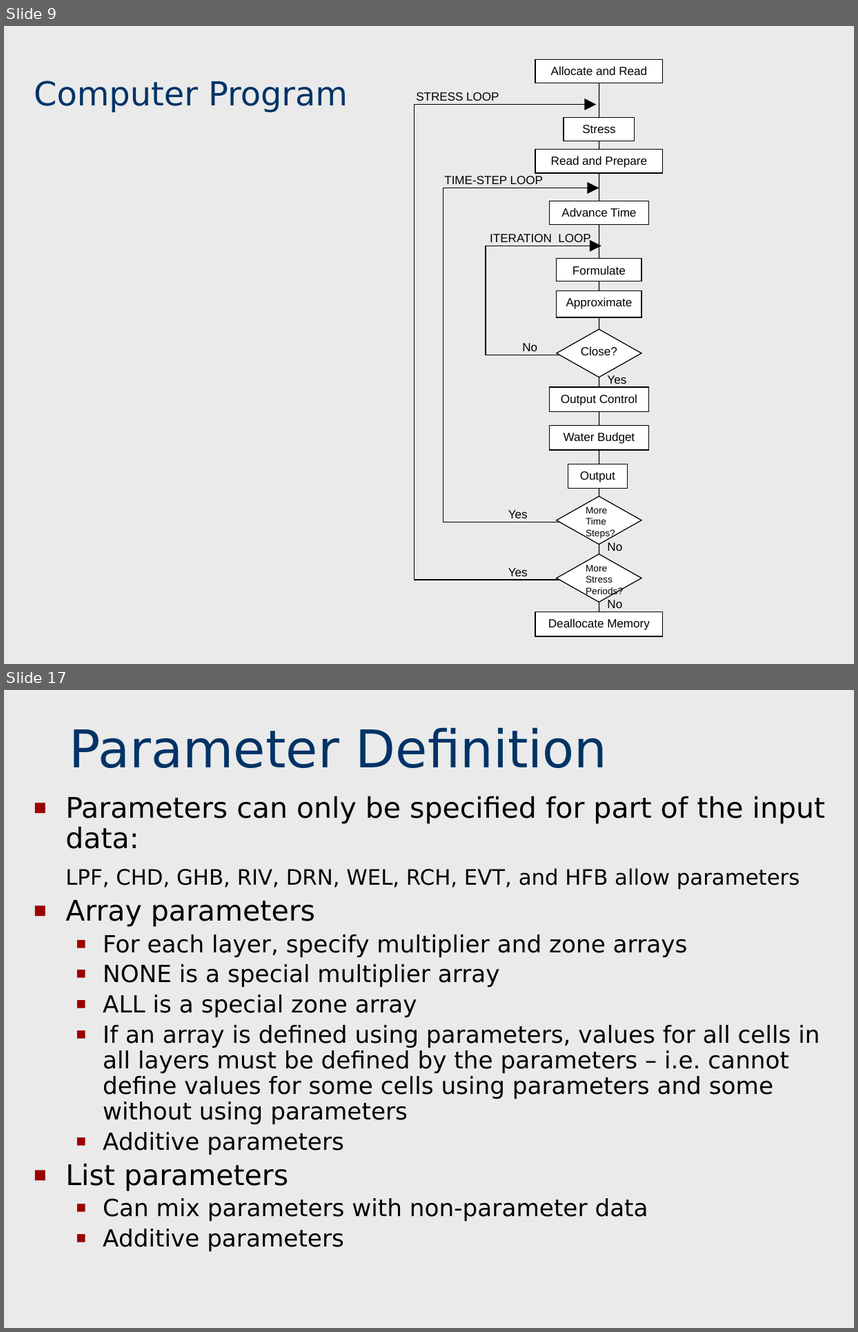
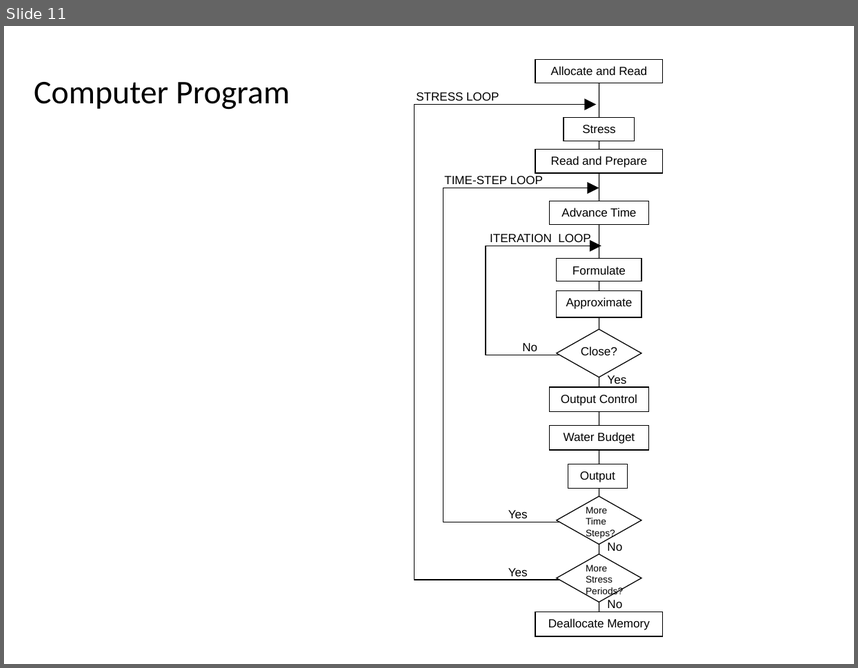
Before and after one commit to behroozetebari/navy2018_classrepo, a slide deck: presentations/Lecture04_Modflow_Introduction.pptx. Shown one above the other, each under a label of ours: slides 9 and 17 before the commit, slide 11 after it; the slides between them are not shown. The pictures are 858x1332 and 858x668 pixels, drawn with LibreOffice and Linux fonts; fonts in the diff are those of the drawing. Boxes give left, top, right and bottom in pixels: in the first picture for what was removed or moved away, otherwise in the second. Text is boxed around its words. In the diff, an @@ line names an element or a change of style, - is before the commit and + after.

```diff
--- a/presentations/Lecture04_Modflow_Introduction.pptx
+++ b/presentations/Lecture04_Modflow_Introduction.pptx
@@ slide 17 removed at bbox=[4, 690, 854, 1328], background #EAEAEA @@
@@ title removed at bbox=[69, 727, 607, 768] @@
-Parameter Definition
@@ text removed at bbox=[65, 796, 826, 1251] @@
-■ Parameters can only be specified for part of the input data:
-LPF, CHD, GHB, RIV, DRN, WEL, RCH, EVT, and HFB allow parameters
-■ Array parameters
-  ■ For each layer, specify multiplier and zone arrays
-  ■ NONE is a special multiplier array
-  ■ ALL is a special zone array
-  ■ If an array is defined using parameters, values for all cells in all layers must be defined by the parameters – i.e. cannot define values for some cells using parameters and some without using parameters
-  ■ Additive parameters
-■ List parameters
-  ■ Can mix parameters with non-parameter data
-  ■ Additive parameters
@@ what was slide 9 is now slide 11 @@
@@ slide 11 changed as well @@
@@ background #EAEAEA to #FFFFFF @@
@@ title "Computer Program" at bbox=[34, 82, 290, 109]: font DejaVu Sans to Calibri, text colour #003366 to #000000; line spacing 1 to 0.9; vertical alignment bottom to middle @@
```
Also in this commit, not shown: 49 other slides changed, 8 slides added, 12 other slides removed.
